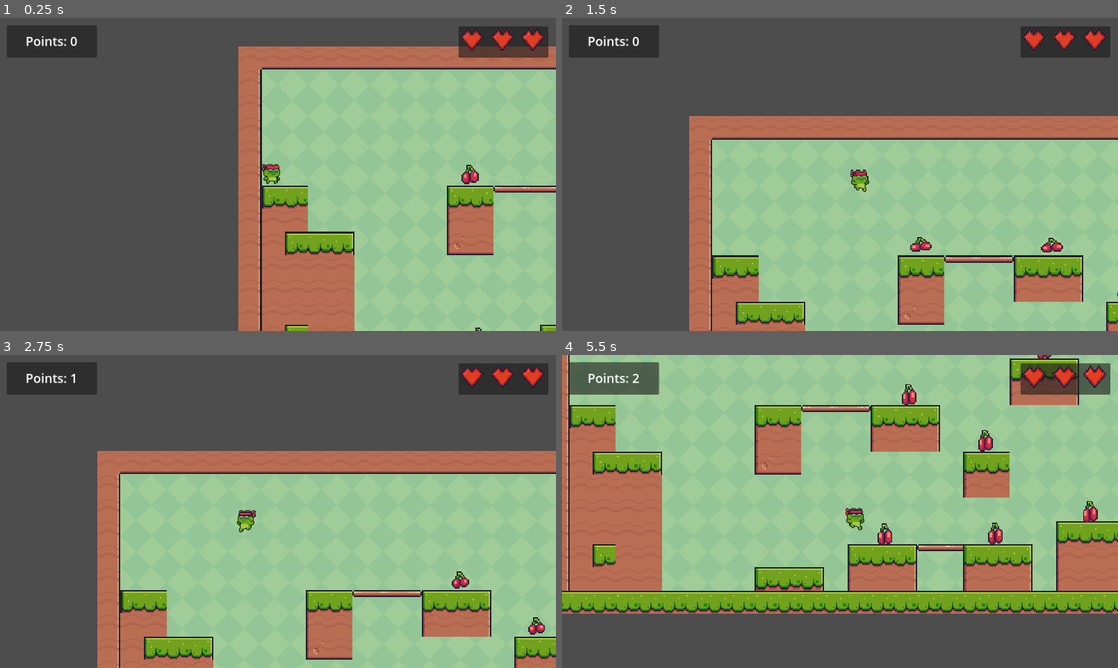
Above: before the commit, frames 1-4 (two rows, left to right).
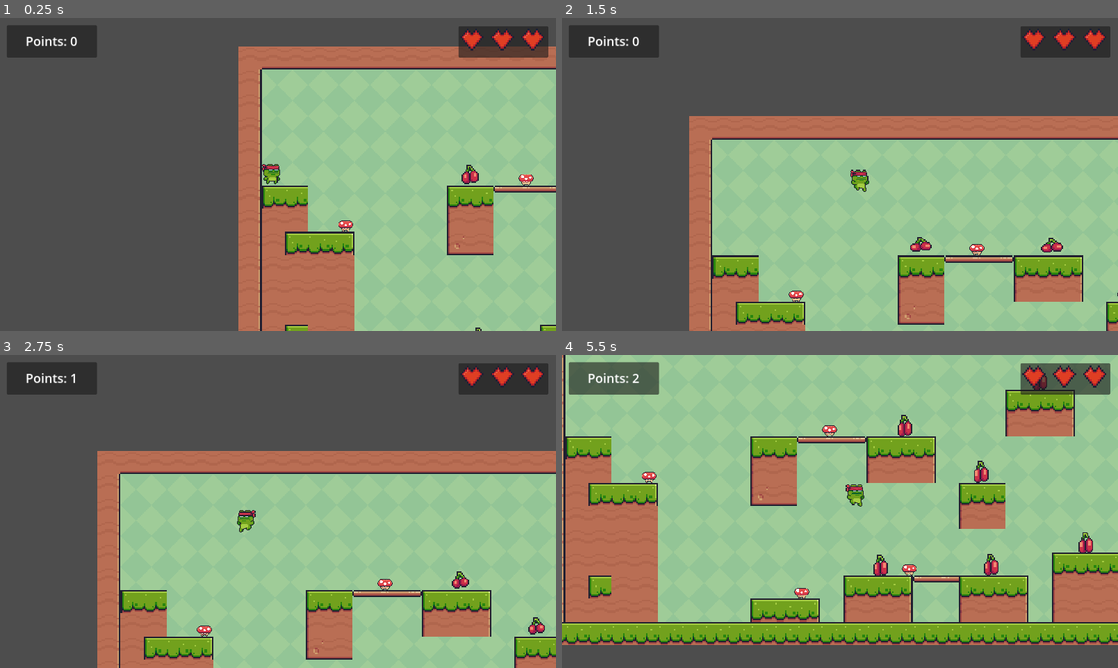
Above: after the commit, the same moments.

Repository: aatansen/2D-Game-Using-Godot-4-Game-Engine
Game: Godot game, scene res://scenes/level1.tscn
The game is run twice, just before and just after one commit, with the same random seed, the same clock (stepped at 60 frames per second) and the same inputs.
Inputs:
- Up to frame 1 (0.25 s): no input
- Up to frame 2 (1.5 s): hold D (right) from 0.53 s (still down); tap Space (jump) at 0.6, 0.77, 1.07, 1.35 s
- Up to frame 3 (2.75 s): tap Space (jump) at 1.52, 1.82, 2.1 s; release D (right) at 2.03 s; hold Left (left) from 2.03 s (still down)
- Up to frame 4 (5.5 s): release Left (left) at 2.78 s; hold D (right) 2.78-4.28 s; tap Space (jump) at 2.85, 3.02, 3.32, 3.6, 3.77, 4.07, 4.35, 4.52, 4.82, 5.1 s; hold Left (left) 4.28-5.03 s; hold D (right) from 5.03 s (still down)

The runs differ from the first frame. In frame 1, 0.1% of the frame differs, in the area x 60-96%, y 50-69%; in frame 2, 0.1%; in frame 3, 0.1%; in frame 4, 41%, in the area x 0-100%, y 0-93%.

Commit message:
Enemies added on level 1 and Organized files

Diff:
--- a/project.godot
+++ b/project.godot
@@ -13,14 +13,22 @@
 config/name="Frog Adventure"
 run/main_scene="res://scenes/level1.tscn"
 config/features=PackedStringArray("4.3", "Mobile")
-boot_splash/image="res://welcome_screen.png"
-config/icon="res://Jump (32x32).png"
+boot_splash/image="res://images/welcome_screen.png"
+config/icon="res://images/main_character/frog_jump.png"
 config/windows_native_icon="res://Jump (32x32).ico"
 
 [display]
 
 window/stretch/mode="canvas_items"
 window/stretch/aspect="expand"
+
+[file_customization]
+
+folder_colors={
+"res://images/": "orange",
+"res://images/main_character/": "green",
+"res://scenes/": "purple"
+}
 
 [input]
 
--- a/scenes/collectable.tscn
+++ b/scenes/collectable.tscn
@@ -1,6 +1,6 @@
 [gd_scene load_steps=22 format=3 uid="uid://2sb5yocutbej"]
 
-[ext_resource type="Texture2D" uid="uid://7cvs2r2ohu7w" path="res://Cherries.png" id="1_54j04"]
+[ext_resource type="Texture2D" uid="uid://7cvs2r2ohu7w" path="res://images/Cherries.png" id="1_54j04"]
 [ext_resource type="Script" path="res://scenes/collectable.gd" id="1_uomo6"]
 
 [sub_resource type="AtlasTexture" id="AtlasTexture_c0gyn"]
--- /dev/null
+++ b/scenes/enemy.tscn
@@ -0,0 +1,127 @@
+[gd_scene load_steps=18 format=3 uid="uid://ba5kh4sf4kxh4"]
+
+[ext_resource type="Texture2D" uid="uid://cct83q6q32st" path="res://images/enemies/enemy_idle.png" id="1_kphaw"]
+
+[sub_resource type="AtlasTexture" id="AtlasTexture_hga08"]
+atlas = ExtResource("1_kphaw")
+region = Rect2(0, 0, 32, 32)
+
+[sub_resource type="AtlasTexture" id="AtlasTexture_6ja1o"]
+atlas = ExtResource("1_kphaw")
+region = Rect2(32, 0, 32, 32)
+
+[sub_resource type="AtlasTexture" id="AtlasTexture_oc0j1"]
+atlas = ExtResource("1_kphaw")
+region = Rect2(64, 0, 32, 32)
+
+[sub_resource type="AtlasTexture" id="AtlasTexture_aq3u3"]
+atlas = ExtResource("1_kphaw")
+region = Rect2(96, 0, 32, 32)
+
+[sub_resource type="AtlasTexture" id="AtlasTexture_sthau"]
+atlas = ExtResource("1_kphaw")
+region = Rect2(128, 0, 32, 32)
+
+[sub_resource type="AtlasTexture" id="AtlasTexture_codyd"]
+atlas = ExtResource("1_kphaw")
+region = Rect2(160, 0, 32, 32)
+
+[sub_resource type="AtlasTexture" id="AtlasTexture_14alc"]
+atlas = ExtResource("1_kphaw")
+region = Rect2(192, 0, 32, 32)
+
+[sub_resource type="AtlasTexture" id="AtlasTexture_ewpo6"]
+atlas = ExtResource("1_kphaw")
+region = Rect2(224, 0, 32, 32)
+
+[sub_resource type="AtlasTexture" id="AtlasTexture_f5iff"]
+atlas = ExtResource("1_kphaw")
+region = Rect2(256, 0, 32, 32)
+
+[sub_resource type="AtlasTexture" id="AtlasTexture_xmj3r"]
+atlas = ExtResource("1_kphaw")
+region = Rect2(288, 0, 32, 32)
+
+[sub_resource type="AtlasTexture" id="AtlasTexture_hqban"]
+atlas = ExtResource("1_kphaw")
+region = Rect2(320, 0, 32, 32)
+
+[sub_resource type="AtlasTexture" id="AtlasTexture_kyg56"]
+atlas = ExtResource("1_kphaw")
+region = Rect2(352, 0, 32, 32)
+
+[sub_resource type="AtlasTexture" id="AtlasTexture_ich4m"]
+atlas = ExtResource("1_kphaw")
+region = Rect2(384, 0, 32, 32)
+
+[sub_resource type="AtlasTexture" id="AtlasTexture_mgyok"]
+atlas = ExtResource("1_kphaw")
+region = Rect2(416, 0, 32, 32)
+
+[sub_resource type="SpriteFrames" id="SpriteFrames_lxi14"]
+animations = [{
+"frames": [{
+"duration": 1.0,
+"texture": SubResource("AtlasTexture_hga08")
+}, {
+"duration": 1.0,
+"texture": SubResource("AtlasTexture_6ja1o")
+}, {
+"duration": 1.0,
+"texture": SubResource("AtlasTexture_oc0j1")
+}, {
+"duration": 1.0,
+"texture": SubResource("AtlasTexture_aq3u3")
+}, {
+"duration": 1.0,
+"texture": SubResource("AtlasTexture_sthau")
+}, {
+"duration": 1.0,
+"texture": SubResource("AtlasTexture_codyd")
+}, {
+"duration": 1.0,
+"texture": SubResource("AtlasTexture_14alc")
+}, {
+"duration": 1.0,
+"texture": SubResource("AtlasTexture_ewpo6")
+}, {
+"duration": 1.0,
+"texture": SubResource("AtlasTexture_f5iff")
+}, {
+"duration": 1.0,
+"texture": SubResource("AtlasTexture_xmj3r")
+}, {
+"duration": 1.0,
+"texture": SubResource("AtlasTexture_hqban")
+}, {
+"duration": 1.0,
+"texture": SubResource("AtlasTexture_kyg56")
+}, {
+"duration": 1.0,
+"texture": SubResource("AtlasTexture_ich4m")
+}, {
+"duration": 1.0,
+"texture": SubResource("AtlasTexture_mgyok")
+}],
+"loop": true,
+"name": &"default",
+"speed": 20.0
+}]
+
+[sub_resource type="RectangleShape2D" id="RectangleShape2D_x3m6g"]
+size = Vector2(32, 24)
+
+[node name="Enemy" type="RigidBody2D"]
+position = Vector2(127, 117)
+
+[node name="AnimatedSprite2D" type="AnimatedSprite2D" parent="."]
+texture_filter = 1
+position = Vector2(9.53674e-07, 9.53674e-07)
+scale = Vector2(1.19531, 1.19531)
+sprite_frames = SubResource("SpriteFrames_lxi14")
+autoplay = "default"
+frame_progress = 0.91654
+
+[node name="CollisionShape2D" type="CollisionShape2D" parent="."]
+position = Vector2(0, 7)
+shape = SubResource("RectangleShape2D_x3m6g")
--- a/scenes/finish.tscn
+++ b/scenes/finish.tscn
@@ -1,6 +1,6 @@
 [gd_scene load_steps=4 format=3 uid="uid://dyx7uld14q1yo"]
 
-[ext_resource type="Texture2D" uid="uid://dpmb0phitcp15" path="res://End (Idle).png" id="1_c84rs"]
+[ext_resource type="Texture2D" uid="uid://dpmb0phitcp15" path="res://images/End (Idle).png" id="1_c84rs"]
 [ext_resource type="Script" path="res://scenes/finish.gd" id="1_if4h7"]
 
 [sub_resource type="RectangleShape2D" id="RectangleShape2D_4erb2"]
--- a/scenes/level1.tscn
+++ b/scenes/level1.tscn
@@ -1,13 +1,14 @@
-[gd_scene load_steps=11 format=4 uid="uid://cl5jn6l5j3sm7"]
-
-[ext_resource type="Texture2D" uid="uid://cic5wq368pxth" path="res://Green.png" id="1_fvlc5"]
-[ext_resource type="Texture2D" uid="uid://bo5g4mdth4r4n" path="res://Terrain (16x16).png" id="2_4lyny"]
+[gd_scene load_steps=12 format=4 uid="uid://cl5jn6l5j3sm7"]
+
+[ext_resource type="Texture2D" uid="uid://cic5wq368pxth" path="res://images/Green.png" id="1_fvlc5"]
+[ext_resource type="Texture2D" uid="uid://bo5g4mdth4r4n" path="res://images/map_terrain.png" id="2_4lyny"]
 [ext_resource type="PackedScene" uid="uid://cyj6xh3uonqyg" path="res://scenes/main_character.tscn" id="3_8gmof"]
 [ext_resource type="PackedScene" uid="uid://2sb5yocutbej" path="res://scenes/collectable.tscn" id="4_3cxw6"]
 [ext_resource type="Script" path="res://game_manager.gd" id="5_fdjay"]
 [ext_resource type="PackedScene" uid="uid://dyx7uld14q1yo" path="res://scenes/finish.tscn" id="6_ex8h6"]
 [ext_resource type="PackedScene" uid="uid://cj823otj6f340" path="res://scenes/level2.tscn" id="7_chr33"]
-[ext_resource type="Texture2D" uid="uid://c4er2ppf7uv6w" path="res://heart.png" id="8_xas63"]
+[ext_resource type="PackedScene" uid="uid://ba5kh4sf4kxh4" path="res://scenes/enemy.tscn" id="8_k640r"]
+[ext_resource type="Texture2D" uid="uid://c4er2ppf7uv6w" path="res://images/heart.png" id="8_xas63"]
 
 [sub_resource type="TileSetAtlasSource" id="TileSetAtlasSource_yik4t"]
 texture = ExtResource("2_4lyny")
@@ -264,6 +265,32 @@
 position = Vector2(2329, 112)
 target_level = ExtResource("7_chr33")
 
+[node name="Enemies" type="Node" parent="Scene Objects"]
+
+[node name="Enemy" parent="Scene Objects/Enemies" instance=ExtResource("8_k640r")]
+position = Vector2(174, 297)
+
+[node name="Enemy2" parent="Scene Objects/Enemies" instance=ExtResource("8_k640r")]
+position = Vector2(490, 538)
+
+[node name="Enemy3" parent="Scene Objects/Enemies" instance=ExtResource("8_k640r")]
+position = Vector2(713, 487)
+
+[node name="Enemy4" parent="Scene Objects/Enemies" instance=ExtResource("8_k640r")]
+position = Vector2(548, 203)
+
+[node name="Enemy5" parent="Scene Objects/Enemies" instance=ExtResource("8_k640r")]
+position = Vector2(1318, 582)
+
+[node name="Enemy6" parent="Scene Objects/Enemies" instance=ExtResource("8_k640r")]
+position = Vector2(1801, 585)
+
+[node name="Enemy7" parent="Scene Objects/Enemies" instance=ExtResource("8_k640r")]
+position = Vector2(2253, 345)
+
+[node name="Enemy8" parent="Scene Objects/Enemies" instance=ExtResource("8_k640r")]
+position = Vector2(1937, 203)
+
 [node name="UI" type="CanvasLayer" parent="."]
 
 [node name="Panel" type="Panel" parent="UI"]
--- a/scenes/level2.tscn
+++ b/scenes/level2.tscn
@@ -2,7 +2,7 @@
 
 [ext_resource type="Script" path="res://game_manager.gd" id="1_hv5gx"]
 [ext_resource type="Texture2D" uid="uid://db15acmvf8l30" path="res://scenes/Yellow.png" id="2_q44t8"]
-[ext_resource type="Texture2D" uid="uid://bo5g4mdth4r4n" path="res://Terrain (16x16).png" id="3_f4ach"]
+[ext_resource type="Texture2D" uid="uid://bo5g4mdth4r4n" path="res://images/map_terrain.png" id="3_f4ach"]
 [ext_resource type="PackedScene" uid="uid://cyj6xh3uonqyg" path="res://scenes/main_character.tscn" id="4_xsuhn"]
 [ext_resource type="PackedScene" uid="uid://2sb5yocutbej" path="res://scenes/collectable.tscn" id="5_kimx6"]
 [ext_resource type="PackedScene" uid="uid://dyx7uld14q1yo" path="res://scenes/finish.tscn" id="6_7tdav"]
--- a/scenes/main_character.tscn
+++ b/scenes/main_character.tscn
@@ -1,10 +1,10 @@
 [gd_scene load_steps=31 format=3 uid="uid://cyj6xh3uonqyg"]
 
-[ext_resource type="Texture2D" uid="uid://dfphvc0iugly2" path="res://Jump (32x32).png" id="1_2sixm"]
+[ext_resource type="Texture2D" uid="uid://dfphvc0iugly2" path="res://images/main_character/frog_jump.png" id="1_2sixm"]
 [ext_resource type="Script" path="res://scenes/main_character.gd" id="1_f6e3j"]
-[ext_resource type="Texture2D" uid="uid://d3byet8nrsur2" path="res://Idle (32x32).png" id="2_dfxtg"]
-[ext_resource type="Texture2D" uid="uid://gqksx0wy1na5" path="res://Fall (32x32).png" id="3_tfdki"]
-[ext_resource type="Texture2D" uid="uid://byi7quyt52ctm" path="res://Run (32x32).png" id="4_gex1e"]
+[ext_resource type="Texture2D" uid="uid://d3byet8nrsur2" path="res://images/main_character/frog_idle.png" id="2_dfxtg"]
+[ext_resource type="Texture2D" uid="uid://gqksx0wy1na5" path="res://images/main_character/frog_fall.png" id="3_tfdki"]
+[ext_resource type="Texture2D" uid="uid://byi7quyt52ctm" path="res://images/main_character/frog_run.png" id="4_gex1e"]
 
 [sub_resource type="AtlasTexture" id="AtlasTexture_5xhgg"]
 atlas = ExtResource("2_dfxtg")
--- a/scenes/main_menu.tscn
+++ b/scenes/main_menu.tscn
@@ -2,7 +2,7 @@
 
 [ext_resource type="Texture2D" uid="uid://3oj3u75xxix7" path="res://Blue.png" id="1_88lpb"]
 [ext_resource type="Script" path="res://scenes/main_menu.gd" id="1_t5j2n"]
-[ext_resource type="Texture2D" uid="uid://ds2lk5g3ht1jv" path="res://Frog Adventure.png" id="2_vfyci"]
+[ext_resource type="Texture2D" uid="uid://ds2lk5g3ht1jv" path="res://images/Frog Adventure.png" id="2_vfyci"]
 
 [node name="MainMenu" type="Node"]
 script = ExtResource("1_t5j2n")
Renamed: Cherries.png -> images/Cherries.png
Not shown, changed: images/Cherries.png.import
Renamed: End (Idle).png -> images/End (Idle).png
Not shown, changed: images/End (Idle).png.import
Renamed: Frog Adventure.png -> images/Frog Adventure.png
Not shown, changed: images/Frog Adventure.png.import
Renamed: Green.png -> images/Green.png
Not shown, changed: images/Green.png.import
Binary file added: images/enemies/enemy_idle.png
Not shown, changed: images/enemies/enemy_idle.png.import
Renamed: heart.png -> images/heart.png
Not shown, changed: images/heart.png.import
(and 15 more such lines)
